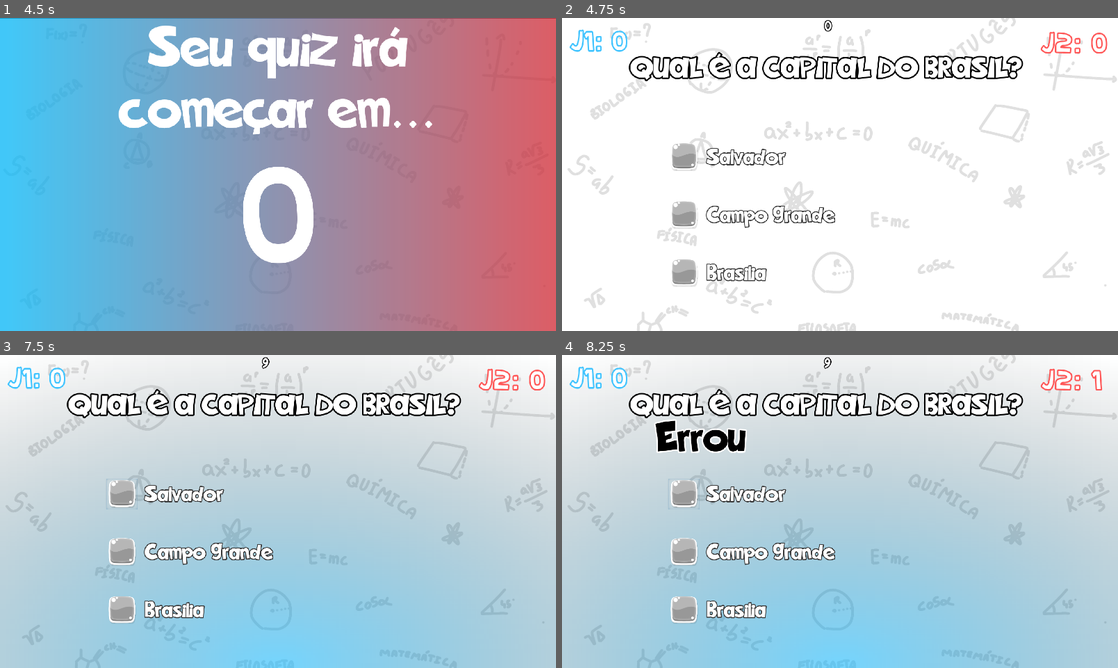
Above: before the commit, frames 1-4 (two rows, left to right).
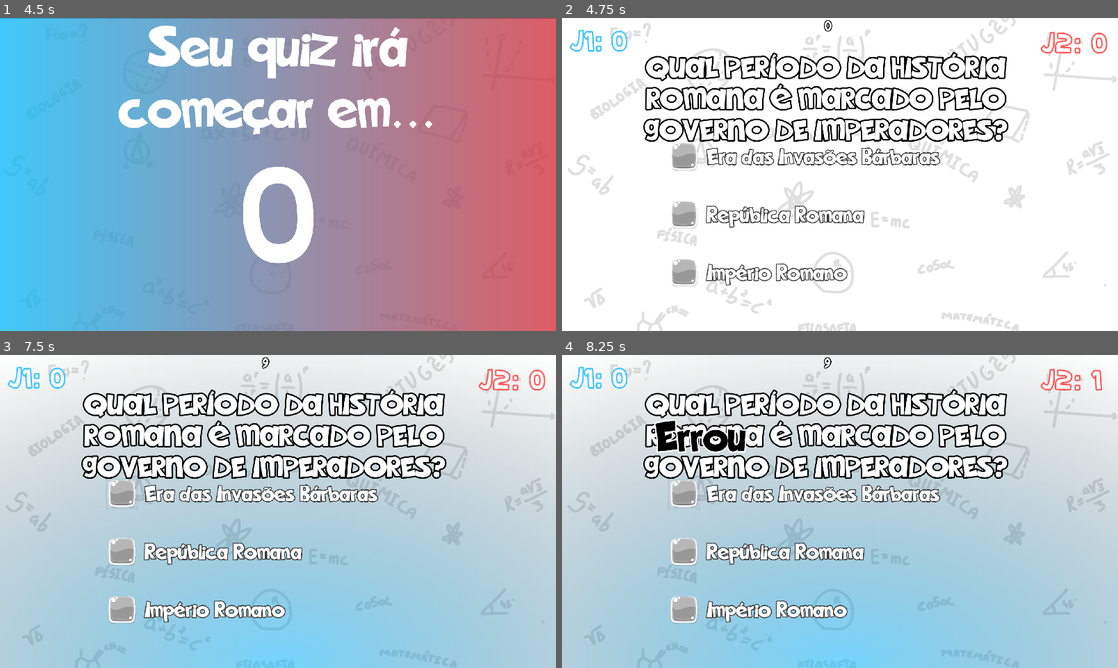
Above: after the commit, the same moments.

Repository: LabirasIFPI/Quiz-SKAR
Game: Godot game, scene res://Cenas/Menu.tscn
Two runs of this game, one before a commit and one after it. Both use one fixed random seed, a clock stepped at 60 frames per second and the inputs below. Sound files missing from this copy of the repository are replaced by a short silence.
Inputs (mouse positions are in pixels of both pictures, inside the frame that each line leads up to):
- Up to frame 1 (4.5 s): click (278, 174) at 0.5 s; tap Enter at 1.25, 3.5 s; tap A (A) at 1.35, 2.3, 2.85, 3.8 s; tap C (C) at 1.55, 2.1, 3.05, 4.35 s; tap Space at 2, 4.25 s; tap B (B) at 3.6 s
- Up to frame 2 (4.75 s): no input
- Up to frame 3 (7.5 s): click (122, 492) at 5.02 s; click (122, 492) at 5.77 s; click (122, 492) at 6.52 s; tap Enter at 7.25 s; tap 1 (JogadorAzul) at 7.35 s
- Up to frame 4 (8.25 s): tap A (A) at 7.55 s; tap Space at 8 s; tap 2 (JogadorVermelho) at 8.1 s

Frame 1 is identical in both runs. In frame 2, 8.4% of the frame differs, in the area x 12-83%, y 10-86%; in frame 3, 15%; in frame 4, 14%.

Commit message:
Lógica da progamção pra embaralhar as quatoes com bugs add

Diff:
--- a/Cenas/Menu.tscn
+++ b/Cenas/Menu.tscn
@@ -8,7 +8,7 @@
 [ext_resource path="res://Temas/Theme_fonte_botes.tres" type="DynamicFont" id=6]
 [ext_resource path="res://Assets/FreeGUI/png/playblue.png" type="Texture" id=7]
 [ext_resource path="res://Assets/FreeGUI/svg/game_gray.png" type="Texture" id=8]
-[ext_resource path="res://MUSICAS/jolly-farmer-163815.wav" type="AudioStream" id=9]
+[ext_resource path="res://Musicas/jolly-farmer-163815.wav" type="AudioStream" id=9]
 
 [sub_resource type="Gradient" id=2]
 offsets = PoolRealArray( 0, 0.916201 )
--- a/Cenas/SoundNode.tscn
+++ b/Cenas/SoundNode.tscn
@@ -1,7 +1,7 @@
 [gd_scene load_steps=3 format=2]
 
 [ext_resource path="res://Códigos/SoundNode.gd" type="Script" id=1]
-[ext_resource path="res://MUSICAS/jolly-farmer-163815.wav" type="AudioStream" id=2]
+[ext_resource path="res://Musicas/jolly-farmer-163815.wav" type="AudioStream" id=2]
 
 [node name="SoundNode" type="Node"]
 script = ExtResource( 1 )
--- a/Cenas/musica_principal.tscn
+++ b/Cenas/musica_principal.tscn
@@ -1,6 +1,6 @@
 [gd_scene load_steps=2 format=2]
 
-[ext_resource path="res://MUSICAS/jolly-farmer-163815.wav" type="AudioStream" id=1]
+[ext_resource path="res://Musicas/jolly-farmer-163815.wav" type="AudioStream" id=1]
 
 [node name="Node2D" type="Node2D"]
 
--- a/Códigos/Global.gd
+++ b/Códigos/Global.gd
@@ -38,9 +38,10 @@
 }
 
 var sounds: Dictionary = {
-	"right": preload("res://MUSICAS/Resposta-certa-01_1.wav"),
-	"wrong": preload("res://MUSICAS/Resposta errada - 02 (online-audio-converter.com).wav"),
-	"bell": preload("res://MUSICAS/Relвgio-sino-01.wav"),
+	"right": preload("res://Musicas/Correta.wav"),
+	"wrong": preload("res://Musicas/Errada.wav"),
+	"bell": preload("res://Musicas/Relogio.wav"),
+	"won": preload("res://Musicas/Vitoria.wav")
 }
 
 func _ready():
--- a/Códigos/QuizMain.gd
+++ b/Códigos/QuizMain.gd
@@ -268,10 +268,13 @@
 
 onready var _label_aviso = get_node("CanvasLayer2/aviso") as Label
 ## Dicionario de pergunta atualmente sendo exibido.
-var perguntaExibida = null;
+var perguntaExibida: Dictionary = {};
 
 # Indice da pergunta atual
-var actualQuestionInd = 0;
+var actualQuestionInd: int = 0;
+
+## Array de perguntas já exibidas.
+var displayedQuestionIds: Array = [];
 
 #Cena de alternativas
 onready var optionsNode = get_node("Options");
@@ -289,13 +292,28 @@
 	var _sinal = 1 - 2 * global.jogadorAtual; # se vermelho: -1, se azul: 1
 	return global.jogadorAtual + 1  * _sinal;
 
+func getRandomQuestion() -> Dictionary:
+	if len(displayedQuestionIds) >= len(questions):
+		print("[AVISO]: Acabou o banco de perguntas. Resetando perguntas exibidas.")
+		displayedQuestionIds = []
+
+	var _randQuestionInd = randi() % len(questions);
+	var pergunta = questions[_randQuestionInd];
+
+	while displayedQuestionIds.has(questions[_randQuestionInd].id):
+		_randQuestionInd = randi() % len(questions);
+		pergunta = questions[_randQuestionInd];
+
+	return pergunta;
+
 func _ready() -> void:
 	randomize()
 	##Retorna a variavel ao valor original(pois também é usada no "tutorial" pra um só dinal n mexer em duas var)
 	global.jogadorAtual = -1
 
 	# Define qual pergunta será exibida
-	perguntaExibida = questions[0];
+	perguntaExibida = getRandomQuestion()
+	displayedQuestionIds.append(perguntaExibida.id)
 
 	# Atualiza a exibição
 	atualizarExibicao();
@@ -407,15 +425,18 @@
 		opt.queue_free();
 
 
-func gerarNovaPergunta(ind = actualQuestionInd):
+func gerarNovaPergunta(ind = -1):
 	# Limpar alternativas
 	limparExibicao()
 
-	# Obter dicionario da pergunta
-	perguntaExibida = questions[ind];2
+	# Definir pergunta aleatoria caso não seja especificado o índice
+	if ind == -1:
+		perguntaExibida = getRandomQuestion();
+	else:
+		# Obter dicionario da pergunta
+		perguntaExibida = questions[ind];
 
 	atualizarExibicao()
-	var _questionLabel = get_node("Pergutas_teste");
 
 
 ## Tempo da pergunta se esgotou
Not shown, removed: MUSICAS/Relвgio-01.wav.import
Not shown, removed: MUSICAS/Relвgio-sino-01.wav.import
Not shown, removed: MUSICAS/Resposta errada - 02 (online-audio-converter.com).wav.import
Not shown, removed: MUSICAS/Resposta-certa-01_1.wav.import
Not shown, removed: MUSICAS/Vitвria - 01 (online-audio-converter.com).wav.import
Not shown, removed: MUSICAS/jolly-farmer-163815.wav.import
Not shown, added: Musicas/Correta.wav.import
Not shown, added: Musicas/Errada.wav.import
Not shown, added: Musicas/Relogio.wav.import
Not shown, added: Musicas/Relogio01.wav.import
Not shown, added: Musicas/Vitoria-01.wav.import
Not shown, added: Musicas/Vitoria-02.wav.import
(and 16 more such lines)
